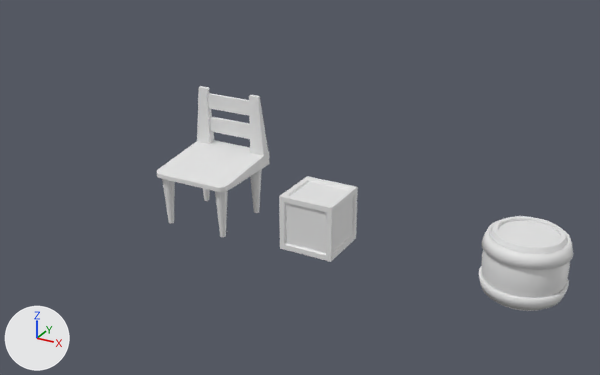
The Blender file untitled.blend, before and after one commit.
Before and after are seen from a camera (50 mm lens) standing at (2.42, -11.63, 6.81) and looking at (-4.06, 0.15, 0.92). Lighting does not change. The marker at lower left points along +X, +Y and +Z.

The scene before the commit, as lines of its bpy script (objects in view):
```python
me_cube_003 = bpy.data.meshes.new('Cube.003')
me_cube_003.from_pydata(...)  # 56 vertices, 54 faces; spans x -0.5..0.5, y -0.5..0.5, z -0.5..0.5
me_cube_007 = bpy.data.meshes.new('Cube.007')
me_cube_007.from_pydata(...)  # 8 vertices, 6 faces; spans x -0.462..0.462, y 0.632..0.718, z 1.433..1.716
me_cylinder_003 = bpy.data.meshes.new('Cylinder.003')
me_cylinder_003.from_pydata(...)  # 540 vertices, 506 faces; spans x -0.659..0.659, y -0.659..0.659, z 0.03..1.104
me_cylinder_003.polygons.foreach_set('use_smooth', [True] * 506)
me_cylinder_005 = bpy.data.meshes.new('Cylinder.005')
me_cylinder_005.from_pydata(...)  # 216 vertices, 144 faces; spans x -0.637..0.637, y -0.637..0.637, z 0.111..1.023
me_cylinder_005.polygons.foreach_set('use_smooth', [True] * 144)
ob_chair = bpy.data.objects.new('Chair', None)
ob_chair.location = (-5.816, 0.0, 0.0)
ob_chair.scale = (0.102, 0.102, 0.102)
ob_crate = bpy.data.objects.new('Crate', me_cube_003)
ob_crate.location = (-3.61, 0.0, 0.5)
ob_cube_004 = bpy.data.objects.new('Cube.004', me_cube_007)
ob_cube_004.parent = ob_chair
ob_cube_004.matrix_parent_inverse = Matrix(((9.801, 0.0, 0.0, 0.0), (0.0, 9.801, 0.0, 0.0), (0.0, 0.0, 9.801, 0.0), (0.0, 0.0, 0.0, 1.0)))
ob_cube_004.location = (0.0, 0.0, 0.0)
ob_cylinder_001 = bpy.data.objects.new('Cylinder.001', me_cylinder_003)
ob_cylinder_001.location = (0.0, 0.0, 0.0)
ob_cylinder_002 = bpy.data.objects.new('Cylinder.002', me_cylinder_005)
ob_cylinder_002.location = (0.0, 0.0, 0.0)
_m = ob_cylinder_002.modifiers.new('Solidify', 'SOLIDIFY')
_m.thickness = -0.05
_m.use_even_offset = True
# also in view: 'Cube.003' at (-5.82, 0.64, 2.04); 'Cylinder' at (-5.82, 0.0, 0.48); 'Cube.002' at (-5.82, 0.67, 1.73); 'Cube.001' at (-5.82, 0.0, 1.08)
```
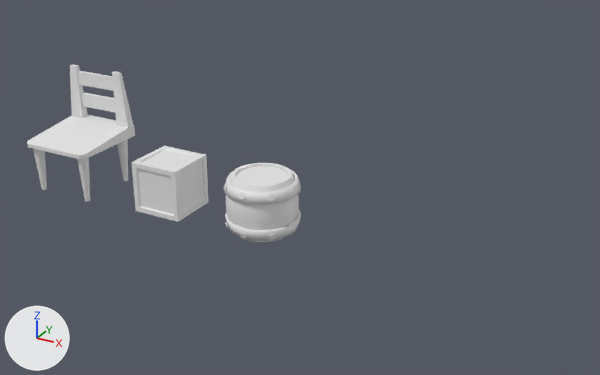
ob_chair is not drawn itself; it is the parent of ob_cube_001, ob_cube_002, ob_cube_003, ob_cube_004, ob_cylinder.

Pixel boxes [x1, y1, x2, y2] of what changed, in the pictures (600 x 375 px):
```json
{"object": "Crate", "change": "moved", "before": [279, 176, 358, 262], "after": [131, 146, 209, 222]}
{"object": "Cube.001", "change": "moved", "before": [157, 140, 269, 192], "after": [27, 115, 135, 159]}
{"object": "Cylinder.001", "change": "deleted", "before": [481, 216, 570, 311]}
{"object": "Barrel", "change": "added", "after": [226, 163, 299, 242]}
{"object": "Cube.002", "change": "moved", "before": [197, 86, 268, 156], "after": [70, 64, 133, 128]}
{"object": "Cylinder.002", "change": "deleted", "before": [479, 221, 573, 310]}
{"object": "Cylinder", "change": "moved", "before": [162, 169, 262, 237], "after": [33, 139, 128, 201]}
{"object": "Braces", "change": "added", "after": [224, 169, 301, 241]}
{"object": "Cube.003", "change": "moved", "before": [208, 93, 249, 116], "after": [78, 71, 114, 91]}
{"object": "Cube.004", "change": "moved", "before": [210, 116, 250, 139], "after": [81, 92, 116, 113]}
{"object": "Bolts", "change": "added", "after": [224, 176, 300, 240]}
```

Edits to the scene script, one JSON object a line:
```json
{"block": "me_cube_003", "where": "me_cube_003.from_pydata(...)  # 56 vertices, 54 faces; spans x -0.5..0.5, y -0.5..0.5, z -0.5..0.5"}
{"block": "me_cube_003", "where": "# used by ob_crate; location = (-3.61, 0.0, 0.5)"}
{"block": "me_cube_003", "change": "me_cube_003 part 1: the whole mesh is moved by (-6.795, 0.0, 0.5)"}
{"op": "add", "block": "me_cylinder_003_1", "code": ["me_cylinder_003_1 = bpy.data.meshes.new('Cylinder.003')", "me_cylinder_003_1.from_pydata(...)  # 540 vertices, 506 faces; spans x -0.659..0.659, y -0.65..0.667, z -0.53..0.544", "me_cylinder_003_1.polygons.foreach_set('use_smooth', [True] * 506)"]}
{"op": "add", "block": "me_cylinder_006", "code": ["me_cylinder_006 = bpy.data.meshes.new('Cylinder.006')", "me_cylinder_006.from_pydata(...)  # 34 vertices, 48 faces; spans x 0.6357..0.6885, y -0.0623..0.0623, z 0.3179..0.4412", "me_cylinder_006.polygons.foreach_set('use_smooth', [True] * 48)"]}
{"op": "add", "block": "me_cylinder_005_1", "code": ["me_cylinder_005_1 = bpy.data.meshes.new('Cylinder.005')", "me_cylinder_005_1.from_pydata(...)  # 216 vertices, 144 faces; spans x -0.628..0.64, y -0.628..0.64, z -0.449..0.463", "me_cylinder_005_1.polygons.foreach_set('use_smooth', [True] * 144)"]}
{"op": "set", "path": "ob_crate.location", "old": "(-3.61, 0.0, 0.5)", "new": "(0.0, 0.0, 0.0)"}
{"op": "remove", "block": "ob_cylinder_001", "code": ["ob_cylinder_001 = bpy.data.objects.new('Cylinder.001', me_cylinder_003)", "ob_cylinder_001.location = (0.0, 0.0, 0.0)"]}
{"op": "remove", "block": "ob_cylinder_002", "code": ["ob_cylinder_002 = bpy.data.objects.new('Cylinder.002', me_cylinder_005)", "ob_cylinder_002.location = (0.0, 0.0, 0.0)", "_m = ob_cylinder_002.modifiers.new('Solidify', 'SOLIDIFY')", "_m.thickness = -0.05", "_m.use_even_offset = True"]}
{"op": "set", "path": "ob_chair.location", "old": "(-5.816, 0.0, 0.0)", "new": "(-9.004, 0.0, 0.0)"}
{"op": "add", "block": "ob_bolts", "code": ["ob_bolts = bpy.data.objects.new('Bolts', me_cylinder_006)", "ob_bolts.parent = ob_barrel", "ob_bolts.matrix_parent_inverse = Matrix(((0.707, 0.707, 0.0, 0.0), (-0.707, 0.707, 0.0, 0.0), (0.0, 0.0, 1.0, 0.0), (0.0, 0.0, 0.0, 1.0)))", "ob_bolts.location = (0.0, 0.0, 0.0)", "_m = ob_bolts.modifiers.new('Mirror', 'MIRROR')", "_m.use_axis = (False, False, True)", "_m.mirror_object = ob_barrel", "_m = ob_bolts.modifiers.new('Array', 'ARRAY')", "_m.count = 8", "_m.use_relative_offset = False", "_m.use_object_offset = True", "_m.offset_object = ob_barrel"]}
{"op": "add", "block": "ob_barrel", "code": ["ob_barrel = bpy.data.objects.new('Barrel', me_cylinder_003_1)", "ob_barrel.location = (-4.73, -0.03, 0.56)", "ob_barrel.rotation_euler = (0.0, 0.0, 0.785)  # degrees (0, 0, 45)"]}
{"op": "add", "block": "ob_braces", "code": ["ob_braces = bpy.data.objects.new('Braces', me_cylinder_005_1)", "ob_braces.parent = ob_barrel", "ob_braces.matrix_parent_inverse = Matrix(((0.707, 0.707, 0.0, 0.0), (-0.707, 0.707, 0.0, 0.0), (0.0, 0.0, 1.0, 0.0), (0.0, 0.0, 0.0, 1.0)))", "ob_braces.location = (0.0, 0.0, 0.0)", "_m = ob_braces.modifiers.new('Solidify', 'SOLIDIFY')", "_m.thickness = -0.05", "_m.use_even_offset = True"]}
```
